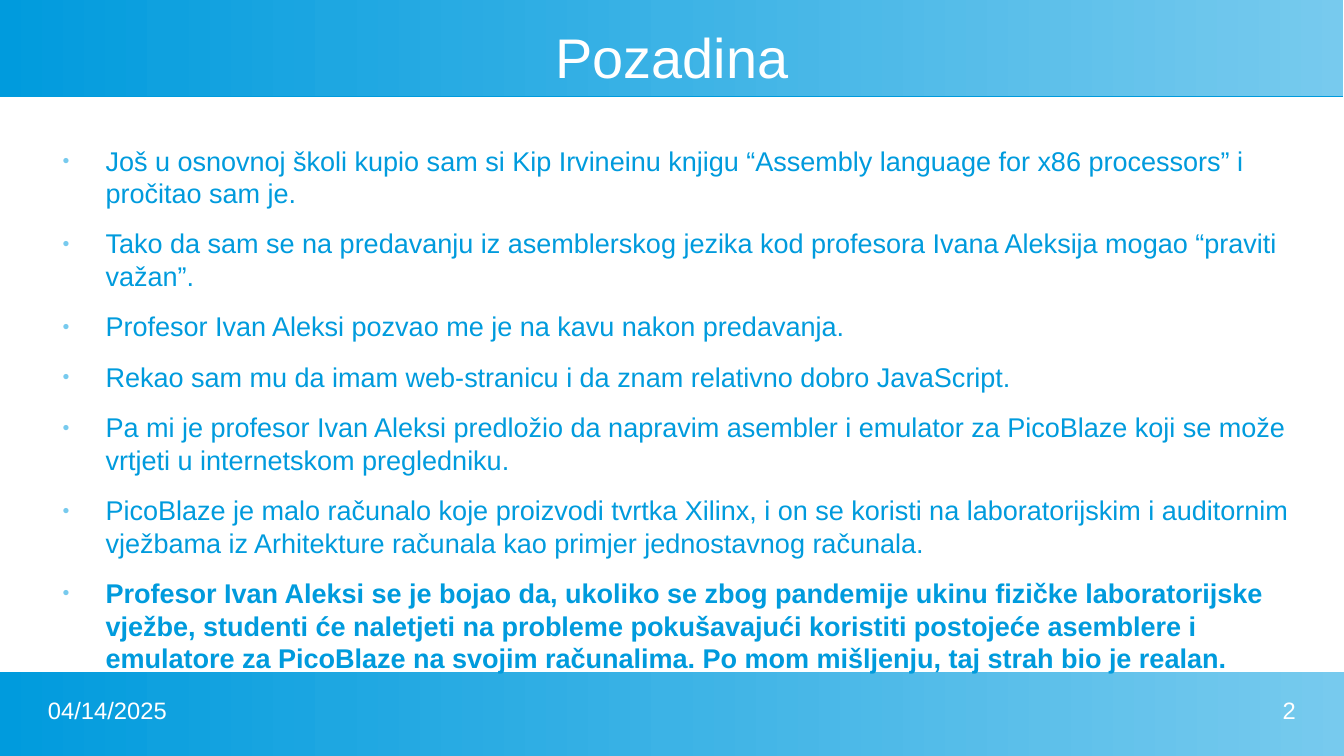
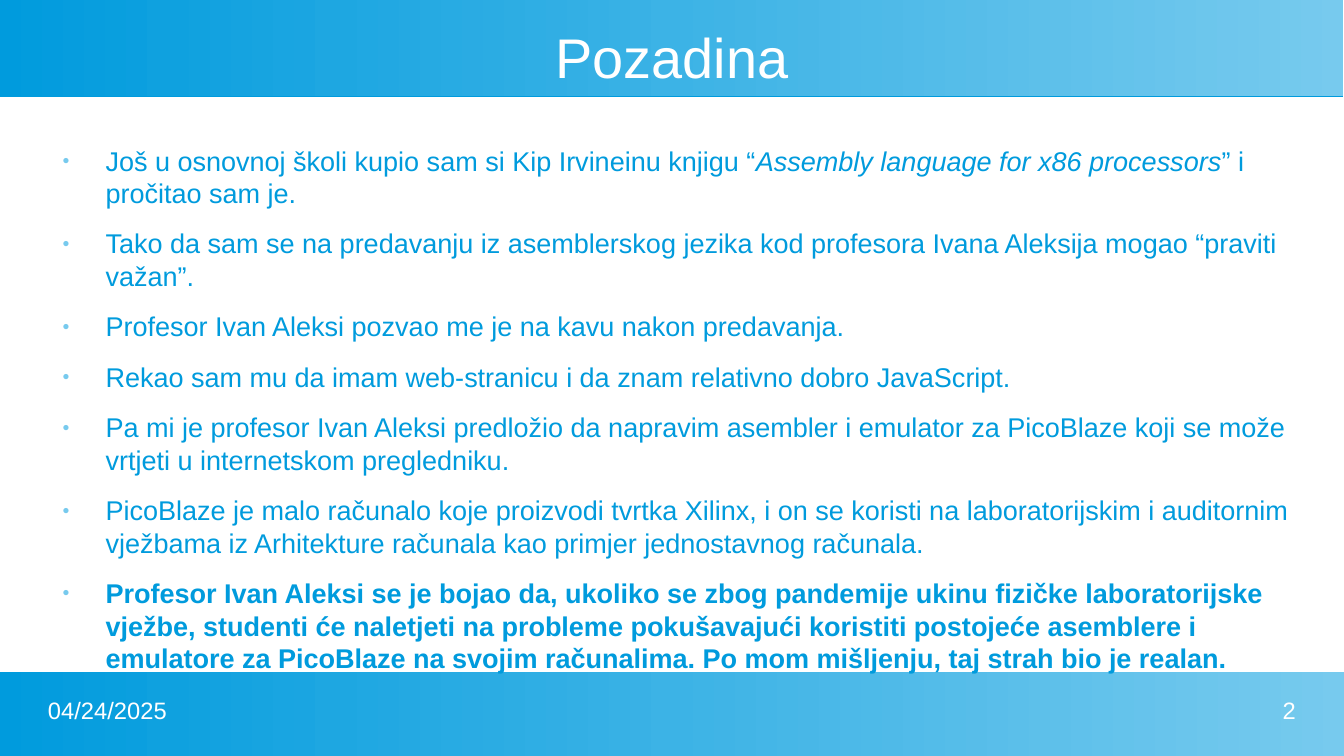
Before and after one commit to FlatAssembler/PicoBlaze_Simulator_in_JS, a slide deck: slide 2 of seminar/PicoBlaze.pptx. Drawn at 1344x756 pixels with LibreOffice and Linux fonts; fonts in the diff are those of the drawing. Boxes give left, top, right and bottom in pixels: in the first picture for what was removed or moved away, otherwise in the second. Text is boxed around its words. In the diff, an @@ line names an element or a change of style, - is before the commit and + after.

```diff
--- a/seminar/PicoBlaze.pptx
+++ b/seminar/PicoBlaze.pptx
@@ text at box(106, 151, 1244, 208): italic on in "“Assembly language for x86 processors”" @@
@@ text at box(48, 702, 167, 720): text changed @@
-04/14/2025
+04/24/2025
```
Also in this commit, not shown: 24 other slides changed, 1 slide added, 1 other file.
